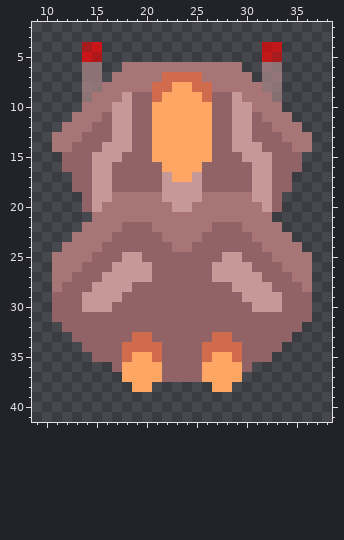
Two versions of one pixel-art sprite, sprites/units/ground/Ruin.png. The picture above was drawn from the file before the commit.
The file is 48x48 pixels. Shown: x 9..38, y 2..41.
Now the later version:
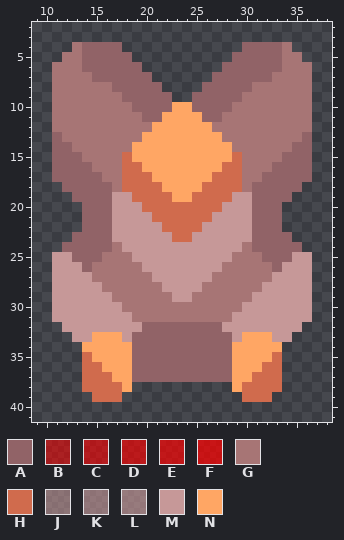
Palette (. is transparent): A #916367  B #ff00008b  C #ff000097  D #ff0000a2  E #ff0000ab  F #ff0000b4  G #a77575  H #d06b4d  J #c698988b  K #c6989897  L #c69898a2  M #c69898  N #ffa664
Change:
Changed rows in their new state; - is an unchanged pixel.
first column x 11:
 4 --GAAAA------------AAAAG--
 5 -GGAAAAA----------AAAAAGG-
 6 GGGAAAAAA........AAAAAAGGG
 7 GGGGAAAAAA......AAAAAAGGGG
 8 GGGGG-AAAAA....AAAAA-GGGGG
 9 GGGG---A--AA..AA--A---GGGG
10 GGG---GG--AA--AA--GG---GGG
11 GG---GGGG-A----A-GGGG---GG
12 G---GGGGGG------GGGGGG---G
13 A--GGGGGGN------NGGGGGG--A
14 AAGGGGGGNN------NNGGGGGGAA
15 A--GGGGHNN------NNHGGGG--A
16 A---GGGHHNN----NNHHGGG---A
17 AA--AGGHHHNN--NNHHHGGA--AA
18 -A--AAGHHHHNNNNHHHHGAA--A-
19 --A-AAMMHHHHNNHHHHMMAA-A--
20 ----AAMMMHHHHHHHHMMMAA----
21 ---AAAMMMMHHHHHHMMMMAAA---
22 ---AAAMMMMMHHHHMMMMMAAA---
23 --AAAAMMMMMMHHMMMMMMAAAA--
24 -AAAA-GMMMMMMMMMMMMG-AAAA-
25 MMAA-GGG-MMMMMMMM-GGG-AAMM
26 MMM-GGGGG-MMMMMM-GGGGG-MMM
27 MMMMGGGGGGMMMMMMGGGGGGMMMM
28 MMMM-GGGGGGMMMMGGGGGG-MMMM
29 MMM---GGGGGGMMGGGGGG---MMM
30 MMM---MGGGGGGGGGGGGM---MMM
31 MMMMMMMMGGGGGGGGGGMMMMMMMM
32 -MMMMMMMM--------MMMMMMMM-
33 --MMNNNMAA------AAMNNNMM--
34 ---NNNNNAAA----AAANNNNN---
35 ---HNNNNAAA----AAANNNNH---
36 ---HHNN-AAA----AAA-NNHH---
37 ---HHHN-AAA----AAA-NHHH---
38 ---HHHHN..------..NHHHH---
39 ----HHH------------HHH----
Changed places in both pictures, as pixel boxes (x1, y1, x2, y2):
changed: (52, 42, 312, 402)
